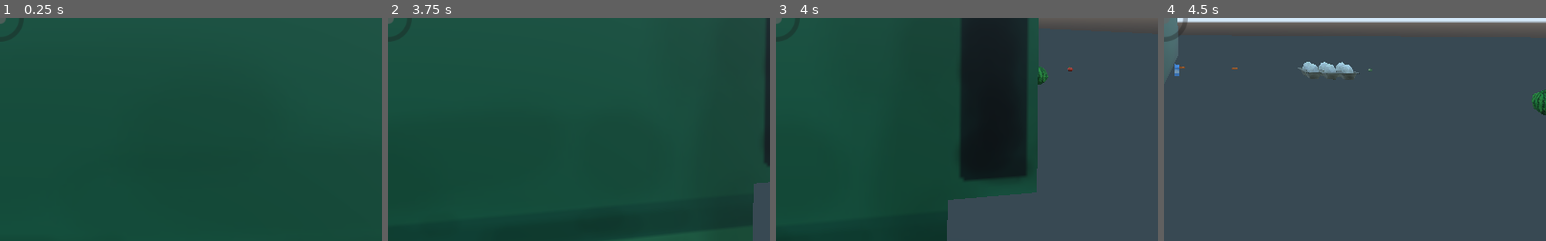
Above: before the commit, frames 1-4 (left to right).
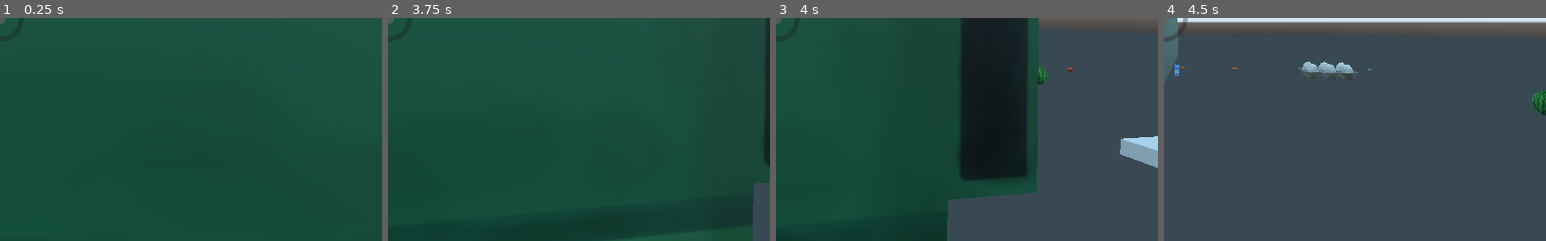
Above: after the commit, the same moments.

Repository: AlixBarreaux/game-jam
Game: Godot game, scene res://Main.tscn
Two runs of this game, one before a commit and one after it. Both use one fixed random seed, a clock stepped at 60 frames per second and the inputs below.
Inputs (mouse positions are % of the whole screen's width and height, from its top left):
- Up to frame 1 (0.25 s): no input
- Up to frame 2 (3.75 s): tap Enter at 0.5, 2.75 s; move the mouse to (55, 50) at 0.52 s; hold Z (move_forward) from 0.53 s (still down); tap Space (drop_item) at 0.6, 1.55, 2, 2.1, 3.05, 3.5, 3.6 s; tap E (interact) at 0.8, 1.35, 2.3, 2.85 s; move the mouse to (45, 50) at 1.27 s; move the mouse to (52, 48) at 2.02 s; move the mouse to (49, 52) at 2.77 s; move the mouse to (57, 51) at 3.52 s
- Up to frame 3 (4 s): keep holding Z (move_forward); tap E (interact) at 3.8 s
- Up to frame 4 (4.5 s): keep holding Z (move_forward); move the mouse to (42, 49) at 4.27 s; tap E (interact) at 4.35 s
The pictures show only the part of the screen within x 50-100%, y 50-100%; the shares and areas given below are measured in that part.

Frames 1-2 are identical in both runs. In frame 3, 1.0% of the frame differs, in the area x 90-100%, y 52-68%; in frame 4, nothing differs.
Error after the commit: Assertion failed. (res://Interactables/storage.gd:22)

Commit message:
Create the storage with player interaction setup

Diff:
--- a/Interactables/Furnitures/Base/Furniture.tscn
+++ b/Interactables/Furnitures/Base/Furniture.tscn
@@ -3,7 +3,6 @@
 [ext_resource path="res://Interactables/Zones/Interactable_Zone.tscn" type="PackedScene" id=1]
 [ext_resource path="res://Interactables/Furnitures/Base/furniture.gd" type="Script" id=2]
 [ext_resource path="res://Interactables/Furnitures/Base/Model/Model.tscn" type="PackedScene" id=3]
-
 
 [node name="Furniture" type="StaticBody"]
 collision_layer = 16
--- a/Interactables/Furnitures/Dumpster/FurnitureDumpster.tscn
+++ b/Interactables/Furnitures/Dumpster/FurnitureDumpster.tscn
@@ -4,6 +4,8 @@
 [ext_resource path="res://Interactables/Furnitures/Dumpster/furniture_dumpster.gd" type="Script" id=2]
 [ext_resource path="res://Interactables/Furnitures/Dumpster/Model/ModelDumpster.tscn" type="PackedScene" id=3]
 [ext_resource path="res://Interactables/Zones/interactable_zone.gd" type="Script" id=4]
+
+
 
 [sub_resource type="BoxShape" id=1]
 extents = Vector3( 1.36, 0.948, 1 )
--- a/Interactables/Items/Base/Item.tscn
+++ b/Interactables/Items/Base/Item.tscn
@@ -2,6 +2,8 @@
 
 [ext_resource path="res://Interactables/Items/Base/item.gd" type="Script" id=1]
 [ext_resource path="res://Interactables/Zones/Interactable_Zone.tscn" type="PackedScene" id=2]
+
+
 
 [node name="Item" type="RigidBody"]
 collision_layer = 8
--- a/Interactables/Items/Tomato/ItemTomato.tscn
+++ b/Interactables/Items/Tomato/ItemTomato.tscn
@@ -7,7 +7,7 @@
 radius = 0.0397448
 
 [sub_resource type="SphereShape" id=2]
-radius = 0.065367
+radius = 0.15
 
 [node name="ItemTomato" instance=ExtResource( 1 )]
 id = 7
--- /dev/null
+++ b/Interactables/Storage.tscn
@@ -0,0 +1,34 @@
+[gd_scene load_steps=5 format=2]
+
+[ext_resource path="res://Interactables/Zones/Interactable_Zone.tscn" type="PackedScene" id=1]
+[ext_resource path="res://Interactables/storage.gd" type="Script" id=2]
+
+[sub_resource type="BoxShape" id=1]
+extents = Vector3( 0.523199, 0.28636, 0.591734 )
+
+[sub_resource type="CubeMesh" id=2]
+
+[node name="Storage" type="StaticBody"]
+collision_mask = 9
+script = ExtResource( 2 )
+
+[node name="CollisionShape" type="CollisionShape" parent="."]
+transform = Transform( 1, 0, 0, 0, 1, 0, 0, 0, 1, 0, 0.181709, 0 )
+shape = SubResource( 1 )
+
+[node name="MeshInstance" type="MeshInstance" parent="."]
+transform = Transform( 0.5, 0, 0, 0, 0.1, 0, 0, 0, 0.49, 0, 0, 0 )
+mesh = SubResource( 2 )
+material/0 = null
+
+[node name="InteractZone" parent="." instance=ExtResource( 1 )]
+collision_layer = 4
+collision_mask = 1
+
+[node name="CollisionShape" type="CollisionShape" parent="InteractZone"]
+transform = Transform( 1, 0, 0, 0, 1, 0, 0, 0, 1, 0, 0.181709, 0 )
+shape = SubResource( 1 )
+
+[node name="ItemSpot" type="Position3D" parent="."]
+transform = Transform( 1, 0, 0, 0, 1, 0, 0, 0, 1, 0, 0.1, 0 )
+[connection signal="interaction_received" from="InteractZone" to="." method="_on_InteractZone_interaction_received"]
--- a/Interactables/Zones/Interactable_Zone.tscn
+++ b/Interactables/Zones/Interactable_Zone.tscn
@@ -1,7 +1,6 @@
 [gd_scene load_steps=2 format=2]
 
 [ext_resource path="res://Interactables/Zones/interactable_zone.gd" type="Script" id=1]
-
 
 [node name="InteractZone" type="Area"]
 collision_layer = 0
--- a/Interactables/Zones/interactable_zone.gd
+++ b/Interactables/Zones/interactable_zone.gd
@@ -1,4 +1,4 @@
-extends Node
+extends Area
 
 class_name Interactable
 
--- /dev/null
+++ b/Interactables/storage.gd
@@ -0,0 +1,52 @@
+extends StaticBody
+
+class_name Storage
+
+# -------------------- DECLARE VARIABLES --------------------
+
+export var accepted_item_id : int = 0
+export var item_model_resource : PackedScene
+
+onready var item_spot : Position3D = $ItemSpot
+
+# --------------------  DECLARE SIGNALS  --------------------
+
+# --------------------   RUN THE CODE    --------------------
+
+func _ready() -> void:
+	initialize_asserts()
+
+# -------------------- DECLARE FUNCTIONS --------------------
+
+func initialize_asserts() -> void:
+	assert(accepted_item_id > 0)
+	assert(item_model_resource != null)
+
+
+func spawn_item() -> void:
+	var instance = item_model_resource.instance()
+	item_spot.add_child(instance)
+
+
+func _on_InteractZone_interaction_received() -> void:
+	print("Someone wants to put an item in my ass: ", self.name)
+	print(PlayerItemList.carried_items_ids)
+
+	var item_to_remove_index : int = -1
+
+	for item_id in PlayerItemList.carried_items_ids:
+		item_to_remove_index += 1
+
+		if item_id == accepted_item_id:
+			#Item accepted
+			print(self.name, ": Item accepted: ", item_id)
+			PlayerItemList.remove_item_from_inventory(item_to_remove_index)
+			spawn_item()
+			$InteractZone/CollisionShape.disabled = true
+			break
+		else:
+			#Item rejected
+			print(self.name, ": Item rejected!")
+
+	# Reset the index to -1 to loop from 0 not out of bound of array
+	item_to_remove_index = -1
--- a/Singletons/player_item_list.gd
+++ b/Singletons/player_item_list.gd
@@ -77,3 +77,12 @@
 
 		carried_items_ids.remove(carried_items_ids.size() - 1)
 		current_item_amount -= 1
+
+
+# Delete item without dropping it into the world
+func remove_item_from_inventory(index: int) -> void:
+	print("Before change: ", carried_items_ids)
+	carried_items_ids.remove(index)
+	current_item_amount -= 1
+	print("Remove in singleton! Carried item ids: ", carried_items_ids)
+	print("Current_item_amount: ", current_item_amount)
--- a/World.tscn
+++ b/World.tscn
@@ -10,6 +10,7 @@
 [ext_resource path="res://Interactables/Items/Potato/ItemPotato.tscn" type="PackedScene" id=8]
 [ext_resource path="res://Interactables/Items/Watermelon/ItemWatermelon.tscn" type="PackedScene" id=9]
 [ext_resource path="res://Interactables/Items/Tomato/ItemTomato.tscn" type="PackedScene" id=10]
+[ext_resource path="res://Interactables/Storage.tscn" type="PackedScene" id=11]
 
 [sub_resource type="SpatialMaterial" id=1]
 albedo_color = Color( 0.345098, 0.345098, 0.345098, 1 )
@@ -20,6 +21,9 @@
 [sub_resource type="BoxShape" id=3]
 
 [node name="World" type="Spatial"]
+
+[node name="Storage" parent="." instance=ExtResource( 11 )]
+transform = Transform( 1, 0, 0, 0, 1, 0, 0, 0, 1, 3.83335, 0, 0 )
 
 [node name="Player" parent="." instance=ExtResource( 1 )]
 
--- a/project.godot
+++ b/project.godot
@@ -19,7 +19,7 @@
 "language": "GDScript",
 "path": "res://Interactables/Furnitures/Base/furniture.gd"
 }, {
-"base": "Node",
+"base": "Area",
 "class": "Interactable",
 "language": "GDScript",
 "path": "res://Interactables/Zones/interactable_zone.gd"
@@ -33,13 +33,19 @@
 "class": "Player",
 "language": "GDScript",
 "path": "res://Player/player.gd"
+}, {
+"base": "StaticBody",
+"class": "Storage",
+"language": "GDScript",
+"path": "res://Interactables/storage.gd"
 } ]
 _global_script_class_icons={
 "Dumpster": "",
 "Furniture": "",
 "Interactable": "",
 "Item": "",
-"Player": ""
+"Player": "",
+"Storage": ""
 }
 
 [application]
Not shown: 1 places in World.tscn that only renumber resources
